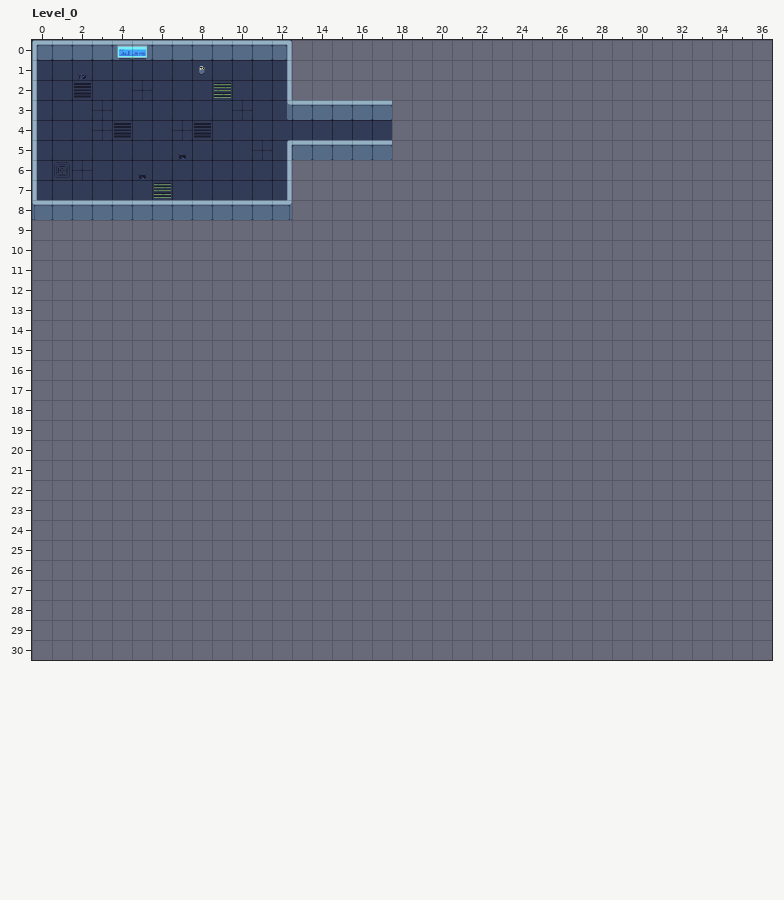
LDtk project -- Assets/LDtk/Feature_test.ldtk. This is how it looked before the edit.
Cells are 32x32 px. Shown: Level_0 x 0..36, y 0..30. The commit also changed other parts of the map, which this record leaves out. The old version is drawn lined up with the new one.
New version:
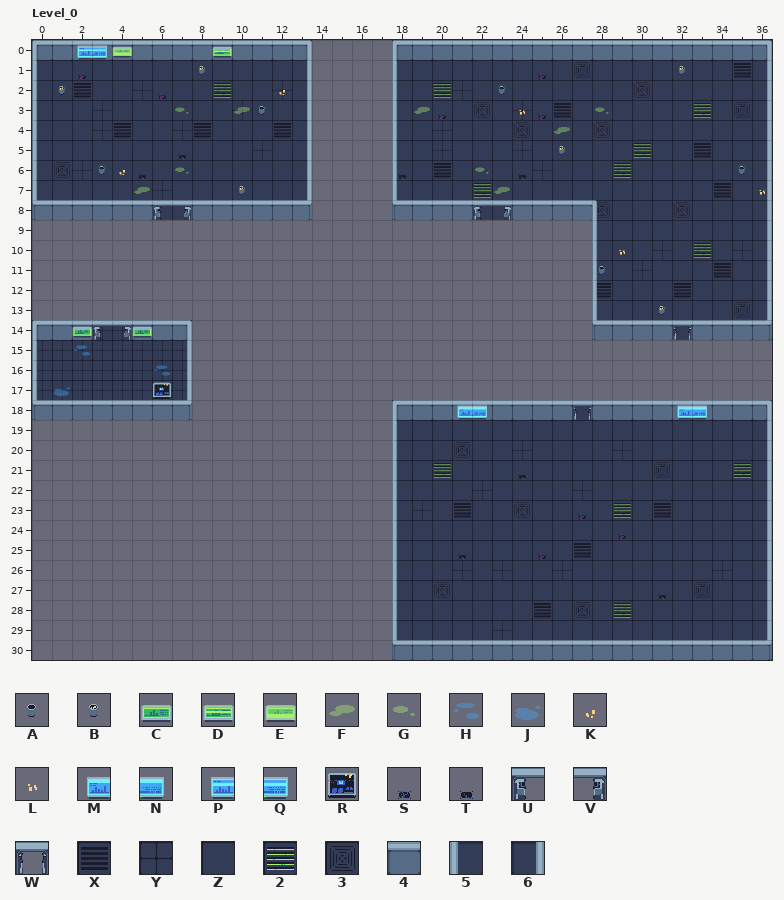
Key: from "Props_and_items_x1": A 0, B 1, C 7, D 9, E 10, F 24, G 25, H 27, J 28, K 37, L 38, M 98, N 99, P 100, Q 101, R 132, S 203, T 204, U 336, V 337, W 515; from "Tileset_x1": X 69, Y 70, Z 71, 2 73, 3 106; from "Wall": 4 1 "Wall_Horizontal", 5 2 "L_Wall_Vertical", 6 3 "R_Wall_Vertical".
_ is an empty cell.
Tiles replaced or removed in this view: 2, 4, 6, M, N, Z.
Change:
Changed rows in their new state; . is an unchanged cell.
map size 18x9 -> 49x31 cells
Layer "Floor":
first column x 0:
 0 .............Z....ZZZZZZZZZZZZZZZZZZZ
 1 .............Z....ZZZZZZZZZ3ZZZZZZZXZ
 2 ............YZ....ZZ2YZZZZZZZZ3ZZZZZZ
 3 .............Z....ZZZZ3ZYZXZZZZZZ2Z3Z
 4 ............X.____ZZYZZZ3ZZZ3ZZZZZZZZ
 5 .............Z....ZZYZZZYZZZZZ2ZZXZZZ
 6 .............Z....ZZXZZZZYZZZ2ZZZZZZZ
 7 ......Y......Z....ZZZZ2ZZZZZZZZZZZXZZ
 8 .............Z....ZZZZZZZZZZ3ZZZ3ZZZZ
 9 ............................ZZZZZZZZZ
10 ............................ZZZYZ2ZYZ
11 ............................ZZYZZZXZZ
12 ............................XZZZXZZZZ
13 ............................ZZZZZZZ3Z
14 YYYYYYYY....................ZZZZZZZZZ
15 YYYYYYYY.............................
16 YYYYYYYY.............................
17 YYYYYYYY.............................
18 YYYYYYYY..........ZZZZZZZZZZZZZZZZZZZ
19 ..................ZZZZZZZZZZZZZZZZZZZ
20 ..................ZZZ3ZZYZZZZYZZZZZZZ
21 ..................ZZ2ZZZZZZZZZZ3ZZZ2Z
22 ..................ZZZZYZZZZYZZZZZZZZZ
23 ..................ZYZXZZ3ZZZZ2ZXZZZZZ
24 ..................ZZZZZZZZZZZZZZZZZZZ
25 ..................ZZZZZZZZZXZZZZZZZZZ
26 ..................ZZZYZYZZYZZZZZZZYZZ
27 ..................ZZ3ZZZZZZZZZZZZ3ZZZ
28 ..................ZZZZZZZXZ3Z2ZZZZZZZ
29 ..................ZZZZZYZZZZZZZZZZZZZ
30 ..................ZZZZZZZZZZZZZZZZZZZ
Layer "Wall":
first column x 0:
 0 .............4....4444444444444444444
 1 ............_6....5.................6
 2 ............_6....5.................6
 3 ............_6____5.................6
 4 .............6....5.................6
 5 ............_6____5.................6
 6 ............_6....5.................6
 7 ............_6....5.................6
 8 ......__.....4....4444..44445.......6
 9 ............................5.......6
10 ............................5.......6
11 ............................5.......6
12 ............................5.......6
13 ............................5.......6
14 444..444....................4444.4444
15 5......6.............................
16 5......6.............................
17 5......6.............................
18 44444444..........444444444.444444444
19 ..................5.................6
20 ..................5.................6
21 ..................5.................6
22 ..................5.................6
23 ..................5.................6
24 ..................5.................6
25 ..................5.................6
26 ..................5.................6
27 ..................5.................6
28 ..................5.................6
29 ..................5.................6
30 ..................4444444444444444444
Layer "Props":
first column x 1:
 0 .PQE_...D...........................
 1 ........................S......B....
 2 B....S.....K..........A.............
 3 ......G..FA.......FS...LS..G........
 4 .........................F..........
 5 .........................B..........
 6 ..AK..G..........T...G.T..........A.
 7 ....F....B............F............L
 8 .....UV..............UV.............
10 ............................L.......
11 ...........................A........
13 ..............................B.....
14 .CUVC..........................W....
15 .H..................................
16 .....H..............................
17 J....R..............................
18 ....................MN....W....MN...
21 .......................T............
23 ..........................S.........
24 ............................S.......
25 ....................T...S...........
27 ..............................T.....
